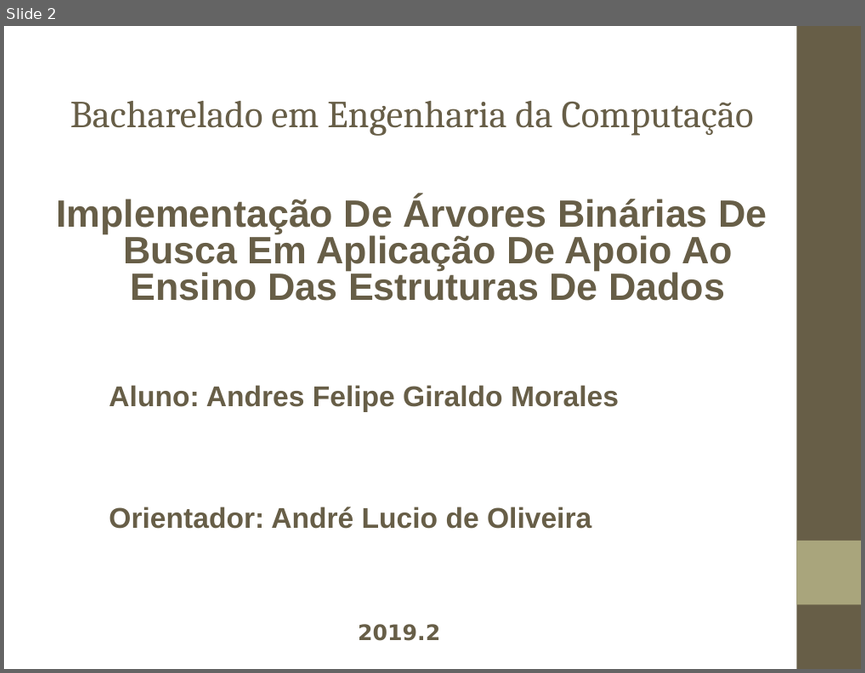
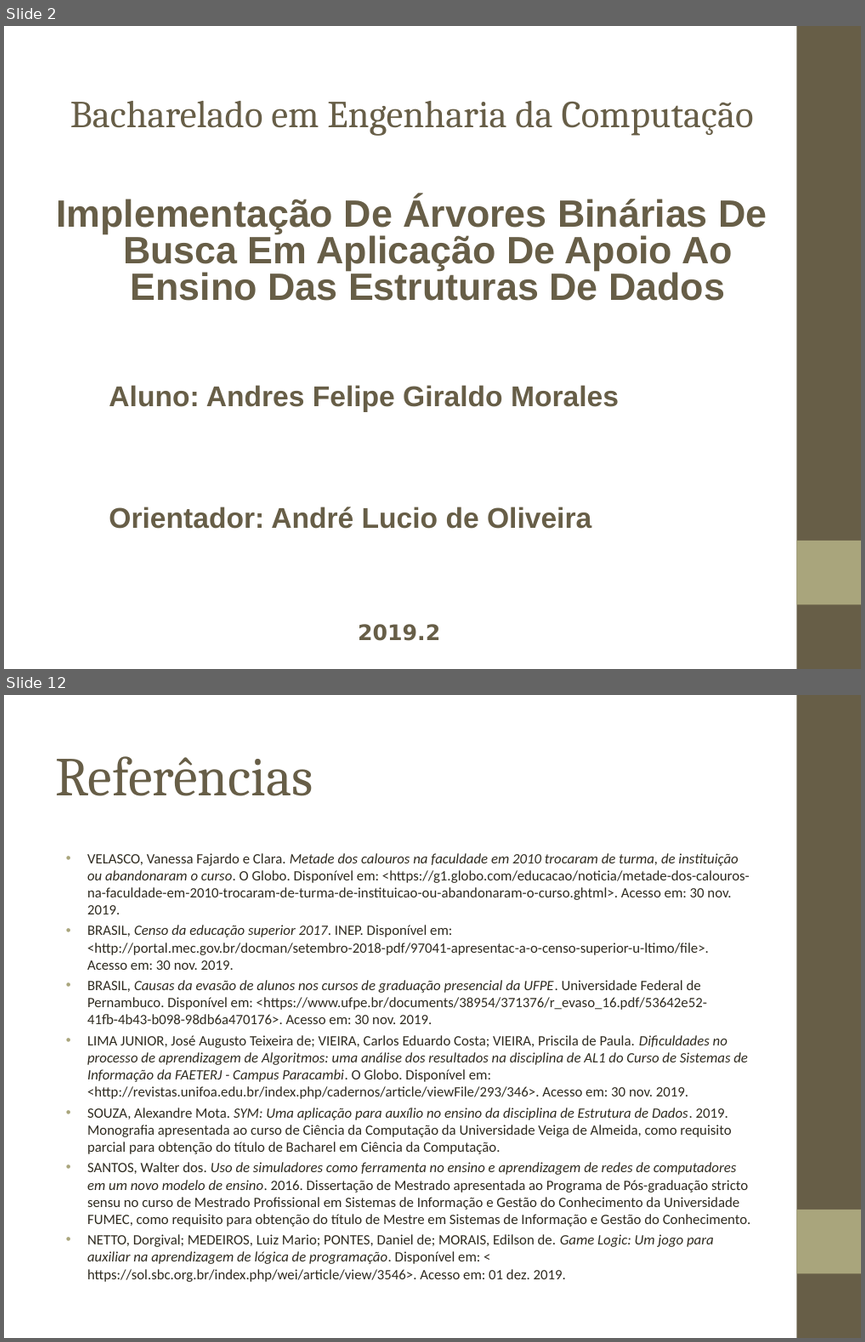
Before and after one commit to andresklr/monografia1902, a slide deck: Texto/Apresentação/Monografia 1902.ppt. Shown one above the other, each under a label of ours: slide 2 before the commit, slides 2 and 12 after it; the slides between them are not shown. The pictures are 865x673 and 865x1342 pixels, drawn with LibreOffice and Linux fonts; fonts in the diff are those of the drawing; background and template pictures are left out. Boxes give left, top, right and bottom in pixels: in the first picture for what was removed or moved away, otherwise in the second. Text is boxed around its words. In the diff, an @@ line names an element or a change of style, - is before the commit and + after.

Commit message:
Modificação para apresentação

```diff
--- a/Texto/Apresentação/Monografia 1902.ppt
+++ b/Texto/Apresentação/Monografia 1902.ppt
@@ slide 12 added at (4,695,861,1338), background picture (left out); not listed: 2 template elements that a slide beside it also shows @@
@@ title added at (55,756,313,796), 46 pt, text #675E47 @@
+Referências
@@ text added at (87,853,751,1281), 12 pt, text #2F2B20 @@
+• VELASCO, Vanessa Fajardo e Clara. Metade dos calouros na faculdade em 2010 trocaram de turma, de instituição ou abandonaram o curso. O Globo. Disponível em: <https://g1.globo.com/educacao/noticia/metade-dos-calouros-na-faculdade-em-2010-trocaram-de-turma-de-instituicao-ou-abandonaram-o-curso.ghtml>. Acesso em: 30 nov. 2019.
+• BRASIL, Censo da educação superior 2017. INEP. Disponível em: <http://portal.mec.gov.br/docman/setembro-2018-pdf/97041-apresentac-a-o-censo-superior-u-ltimo/file>. Acesso em: 30 nov. 2019.
+• BRASIL, Causas da evasão de alunos nos cursos de graduação presencial da UFPE. Universidade Federal de Pernambuco. Disponível em: <https://www.ufpe.br/documents/38954/371376/r_evaso_16.pdf/53642e52-41fb-4b43-b098-98db6a470176>. Acesso em: 30 nov. 2019.
+• LIMA JUNIOR, José Augusto Teixeira de; VIEIRA, Carlos Eduardo Costa; VIEIRA, Priscila de Paula. Dificuldades no processo de aprendizagem de Algoritmos: uma análise dos resultados na disciplina de AL1 do Curso de Sistemas de Informação da FAETERJ - Campus Paracambi. O Globo. Disponível em: <http://revistas.unifoa.edu.br/index.php/cadernos/article/viewFile/293/346>. Acesso em: 30 nov. 2019.
+• SOUZA, Alexandre Mota. SYM: Uma aplicação para auxílio no ensino da disciplina de Estrutura de Dados. 2019. Monografia apresentada ao curso de Ciência da Computação da Universidade Veiga de Almeida, como requisito parcial para obtenção do título de Bacharel em Ciência da Computação.
+• SANTOS, Walter dos. Uso de simuladores como ferramenta no ensino e aprendizagem de redes de computadores em um novo modelo de ensino. 2016. Dissertação de Mestrado apresentada ao Programa de Pós-graduação stricto sensu no curso de Mestrado Profissional em Sistemas de Informação e Gestão do Conhecimento da Universidade FUMEC, como requisito para obtenção do título de Mestre em Sistemas de Informação e Gestão do Conhecimento.
+• NETTO, Dorgival; MEDEIROS, Luiz Mario; PONTES, Daniel de; MORAIS, Edilson de. Game Logic: Um jogo para auxiliar na aprendizagem de lógica de programação. Disponível em: < https://sol.sbc.org.br/index.php/wei/article/view/3546>. Acesso em: 01 dez. 2019.
```
Also in this commit, not shown: 1 slide changed, 8 other slides added, 8 slides removed, 3 other files.
